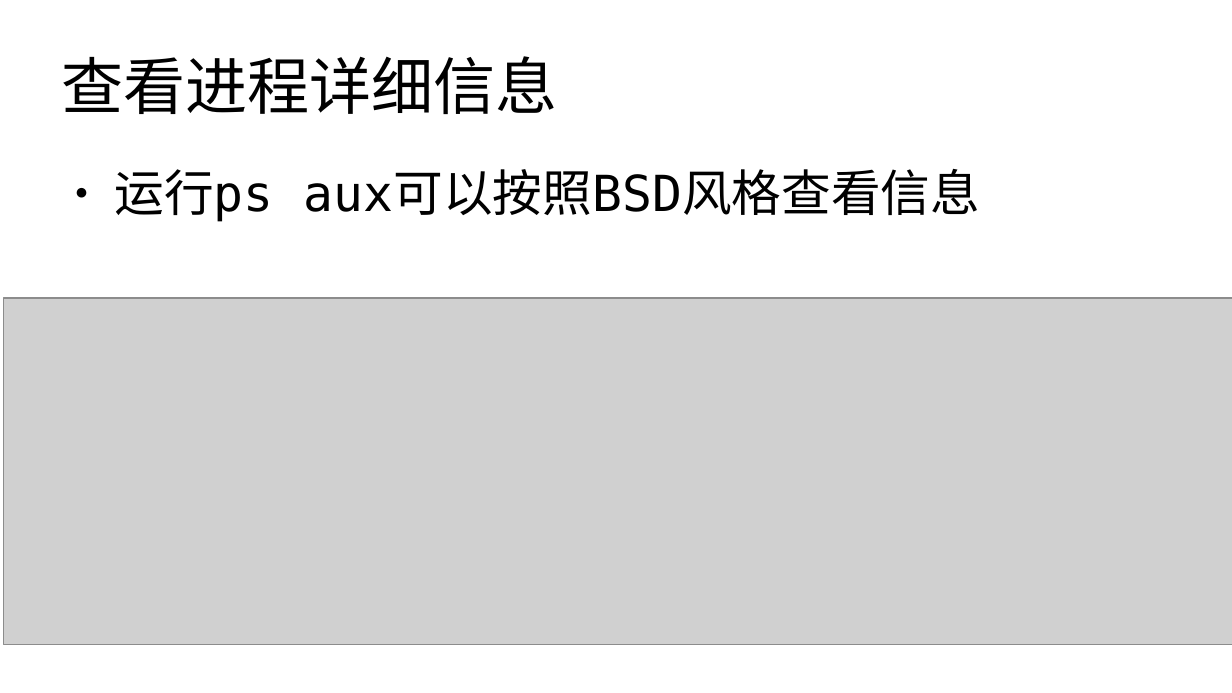
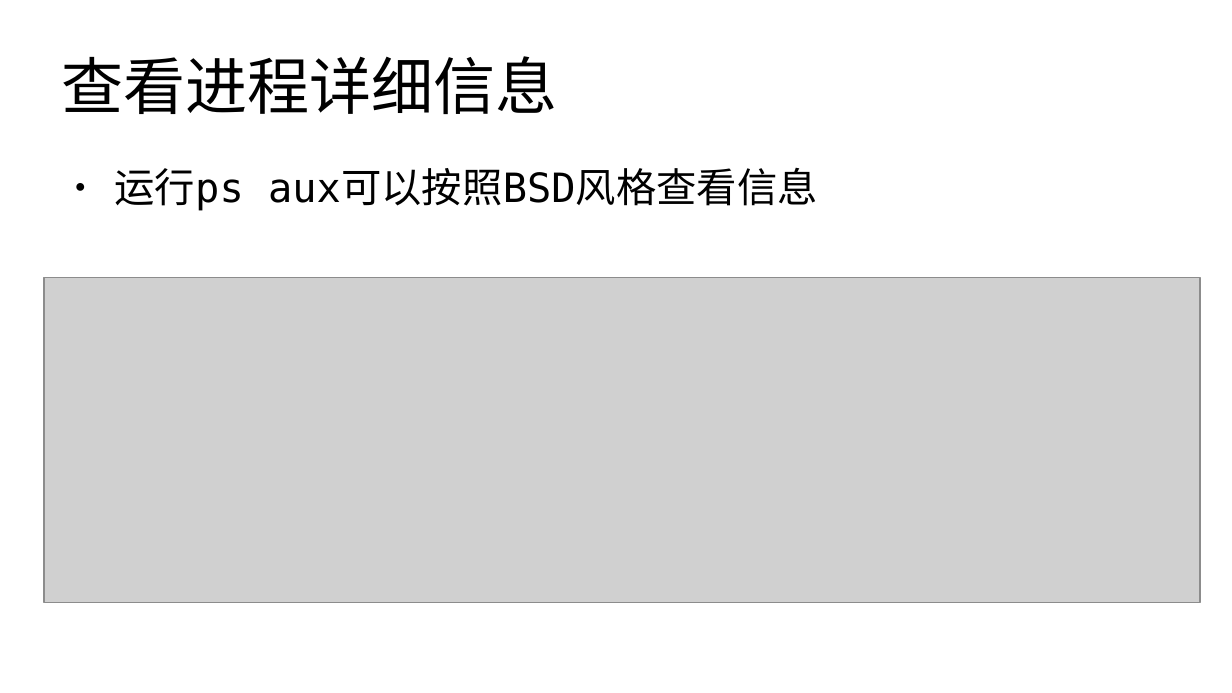
Before and after one commit to master-genius/linux-system, a slide deck: slide 9 of materials/slides/ch08-process.odp. Drawn at 1232x693 pixels with LibreOffice and Linux fonts; fonts in the diff are those of the drawing; grey boxes stand for pictures. Boxes give left, top, right and bottom in pixels: in the first picture for what was removed or moved away, otherwise in the second. Text is boxed around its words. In the diff, an @@ line names an element or a change of style, - is before the commit and + after.

```diff
--- a/materials/slides/ch08-process.odp
+++ b/materials/slides/ch08-process.odp
@@ text "运行ps aux可以按照BSD风格查看信息" at bbox=[114, 168, 818, 211]: size 32 to 26 pt @@
@@ picture: place and size @@
-picture at bbox=[3, 298, 1232, 645]
+picture at bbox=[44, 277, 1200, 603]
```
Also in this commit, not shown: 18 other slides changed, 5 other files.
